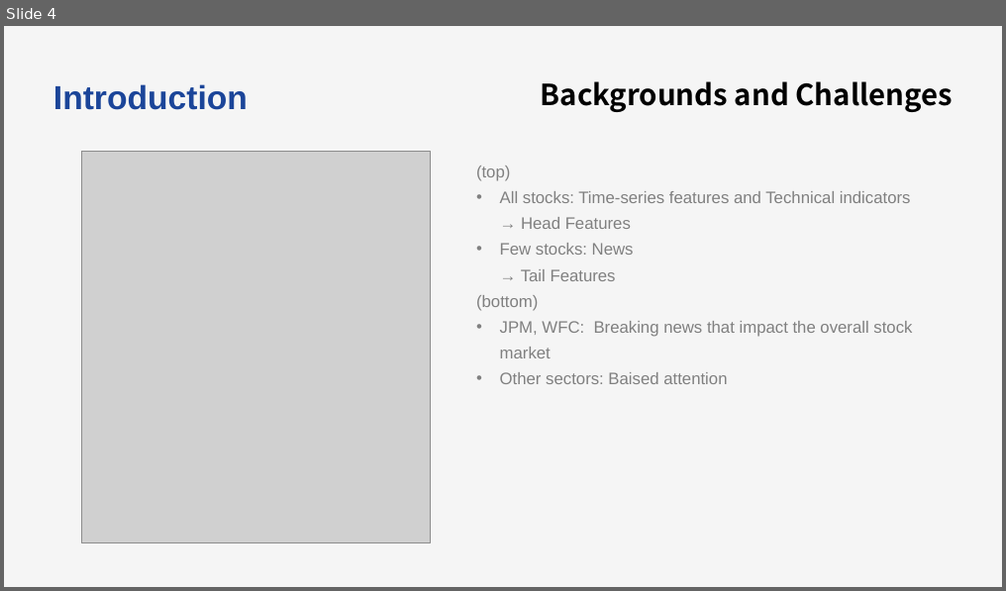
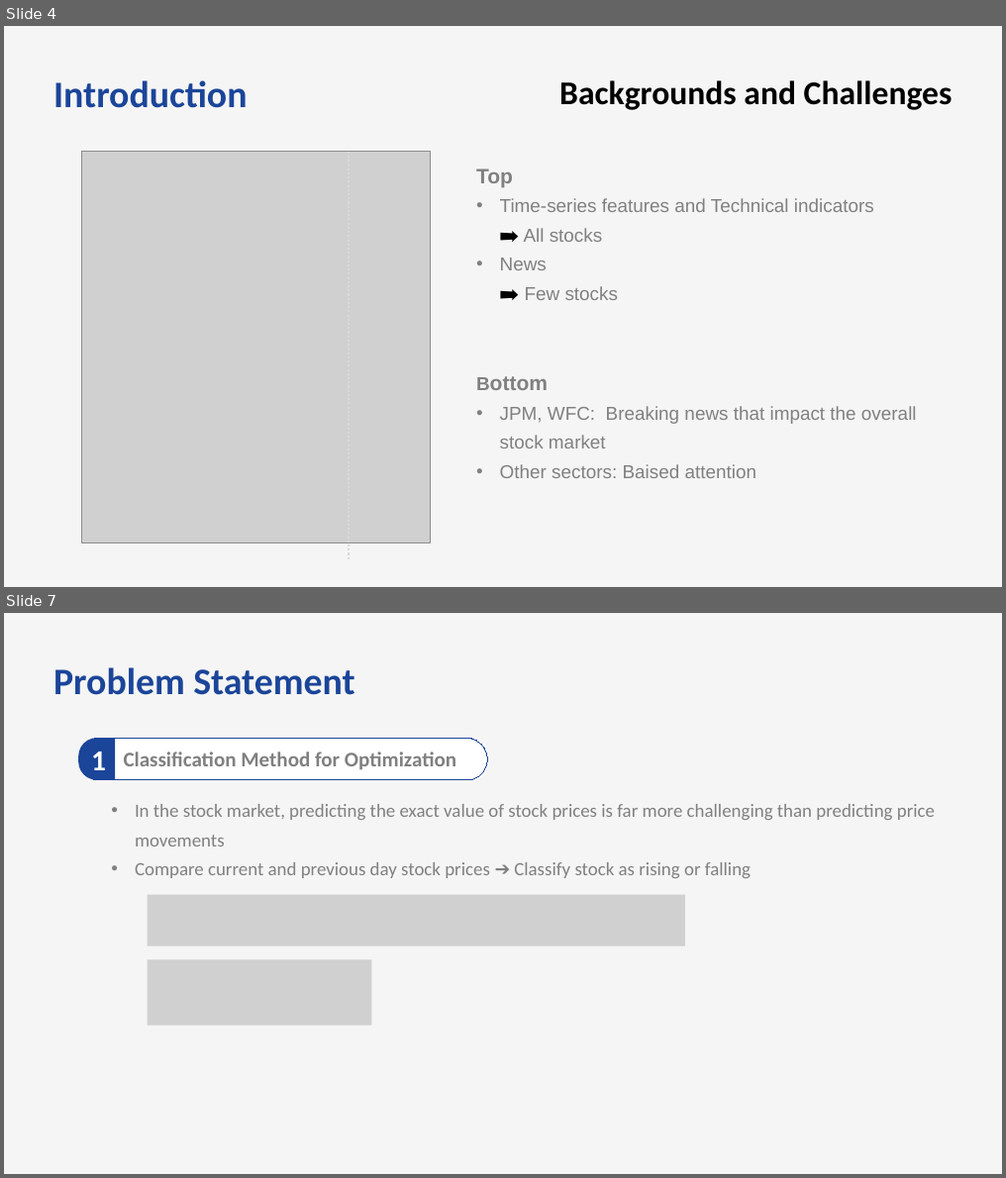
Before and after one commit to bts1991/study, a slide deck: 논문 Review/Others/paper_review.pptx. Shown one above the other, each under a label of ours: slide 4 before the commit, slides 4 and 7 after it; the slides between them are not shown. The pictures are 1006x591 and 1006x1178 pixels, drawn with LibreOffice and Linux fonts; fonts in the diff are those of the drawing; grey boxes stand for pictures. Boxes give left, top, right and bottom in pixels: in the first picture for what was removed or moved away, otherwise in the second. Text is boxed around its words. In the diff, an @@ line names an element or a change of style, - is before the commit and + after.

```diff
--- a/논문 Review/Others/paper_review.pptx
+++ b/논문 Review/Others/paper_review.pptx
@@ slide 7 added at bbox=[4, 613, 1002, 1174], background #F5F5F5 @@
@@ text added at bbox=[54, 667, 354, 695], 36 pt, text #1B4599, bold @@
+Problem Statement
@@ round same rect added at bbox=[78, 739, 115, 780], fill #1B4599, 28 pt, text #FFFFFF, bold @@
+1
@@ rounded rectangle added at bbox=[79, 738, 487, 780], fill #FFFFFF, outline #1B4599 0.75 pt, 20 pt, text #808080, bold @@
+Classification Method for Optimization
@@ text added at bbox=[135, 804, 935, 878], 18 pt, text #808080 @@
+  • In the stock market, predicting the exact value of stock prices is far more challenging than predicting price movements
+  • Compare current and previous day stock prices ➔ Classify stock as rising or falling
@@ picture added at bbox=[147, 894, 684, 947] @@
@@ picture added at bbox=[147, 960, 371, 1026] @@
@@ slide 4 changed as well @@
@@ text "Introduction" at bbox=[54, 80, 247, 108]: size 32 to 36 pt, font Arial to Calibri @@
@@ text "Backgrounds and Challenges": place and size @@
-text "Backgrounds and Challenges" at bbox=[541, 81, 952, 112]
+text "Backgrounds and Challenges" at bbox=[559, 80, 952, 110]
@@ text "Backgrounds and Challenges" at bbox=[559, 80, 952, 110]: size 28 to 32 pt, font Noto Sans CJK KR to Calibri @@
@@ line added from (349, 152) to (349, 562), #D9D9D9 2 pt dashed @@
@@ text at bbox=[476, 169, 874, 300]: text changed; size 16 to 18 pt @@
-  (top)
-  • All stocks: Time-series features and Technical indicators
-    → Head Features
-  • Few stocks: News
-    → Tail Features
-  (bottom)
+  Top
+  • Time-series features and Technical indicators
+    ➡️ All stocks
+  • News
+    ➡️ Few stocks
+  Bottom
@@ text at bbox=[500, 406, 917, 478]: size 16 to 18 pt in "JPM, WFC: Breaking news that impact the ...", "Other sectors: Baised attention" @@
```
Also in this commit, not shown: 3 other slides changed, 9 other slides added, 1 slide removed, 1 other file.
